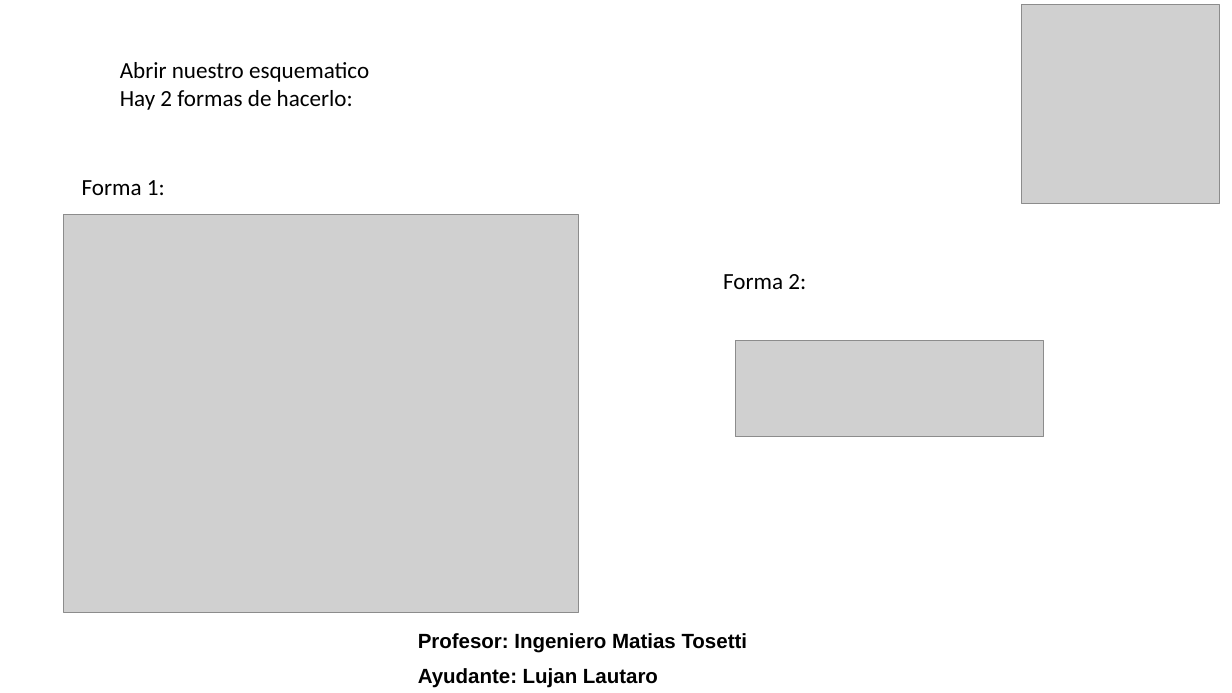
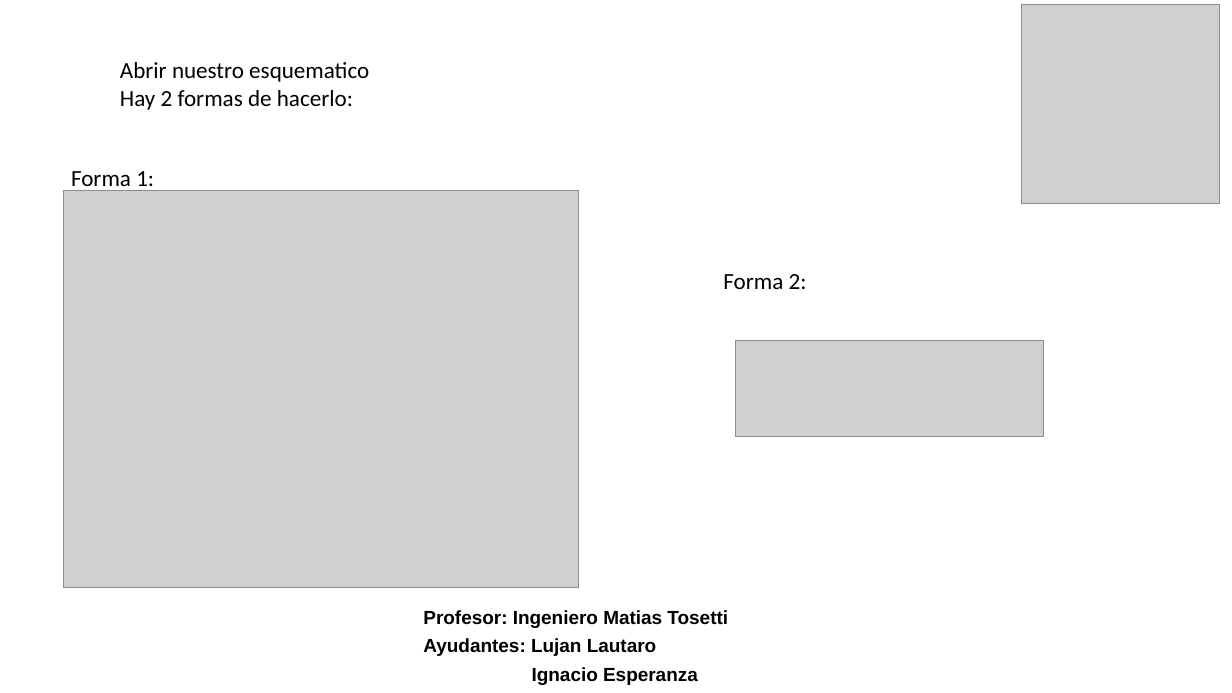
Before and after one commit to Lujham/Lab-de-Compu-1, a slide deck: slide 3 of Presentacion practica Lab de Compu 1.pptx. Drawn at 1232x693 pixels with LibreOffice and Linux fonts; fonts in the diff are those of the drawing; grey boxes stand for pictures. Boxes give left, top, right and bottom in pixels: in the first picture for what was removed or moved away, otherwise in the second. Text is boxed around its words. In the diff, an @@ line names an element or a change of style, - is before the commit and + after.

```diff
--- a/Presentacion practica Lab de Compu 1.pptx
+++ b/Presentacion practica Lab de Compu 1.pptx
@@ text "Forma 1:" rewrapped from bbox=[82, 180, 165, 195] to bbox=[71, 171, 154, 193] @@
@@ picture: place and size @@
-picture at bbox=[64, 214, 579, 612]
+picture at bbox=[64, 190, 579, 588]
@@ text "Profesor: Ingeniero Matias Tosetti": place and size @@
-text "Profesor: Ingeniero Matias Tosetti" at bbox=[418, 633, 748, 688]
+text "Profesor: Ingeniero Matias Tosetti" at bbox=[423, 610, 728, 685]
@@ text at bbox=[423, 610, 728, 628]: size 16 to 14.8 pt in "Profesor: Ingeniero Matias Tosetti"; line spacing 0.9 to 0.7; less space between paragraphs @@
@@ text at bbox=[423, 638, 698, 685]: text changed; size 16 to 14.8 pt @@
-Ayudante: Lujan Lautaro
+Ayudantes: Lujan Lautaro
+Ignacio Esperanza
```
Also in this commit, not shown: 15 other slides changed, 27 slides added.
